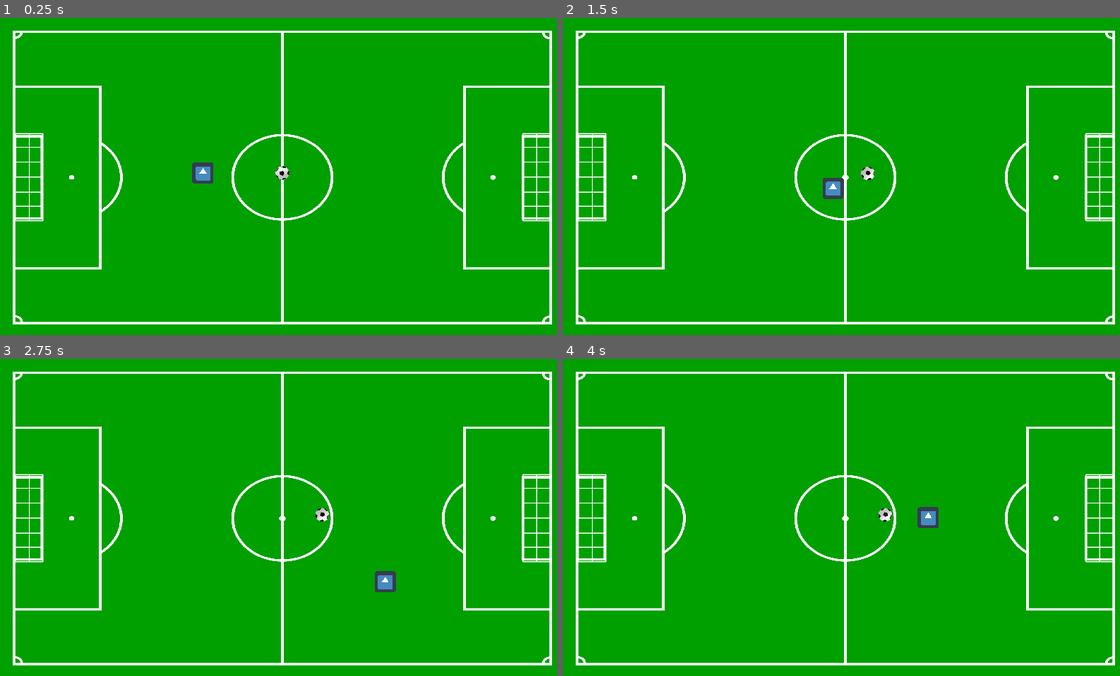
Above: before the commit, frames 1-4 (two rows, left to right).
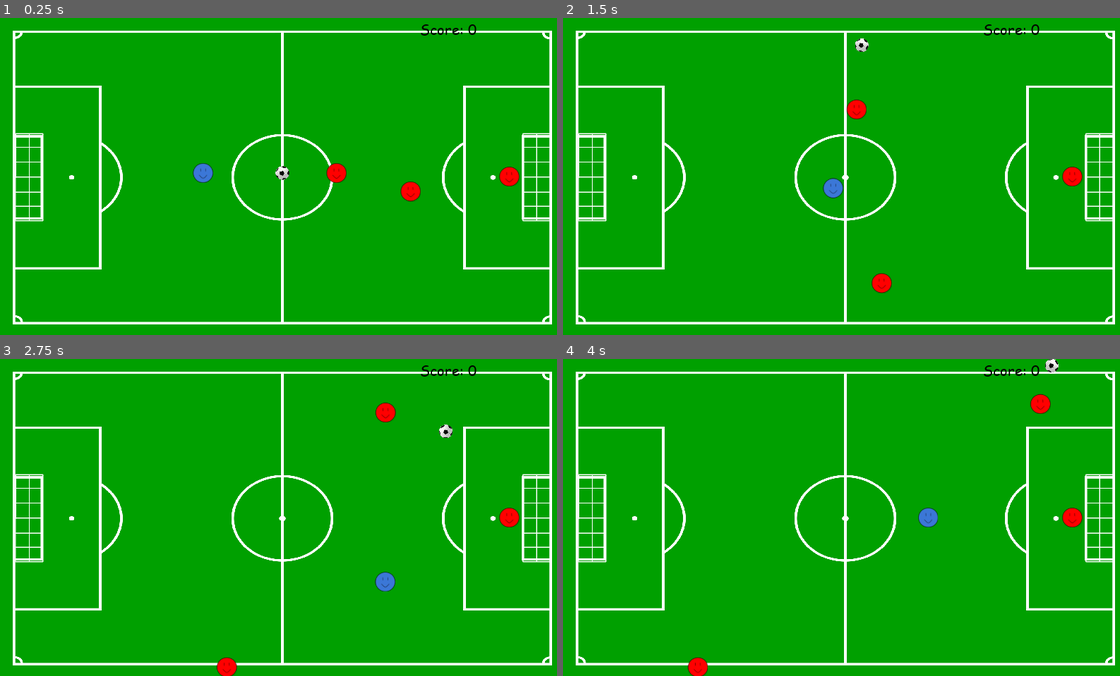
Above: after the commit, the same moments.

Repository: icecoldsprite1/Footballer
Game: Godot game, scene res://World.tscn
Same seed, same stepped clock (60 frames per second), same inputs: the game is played once before the commit and once after it. The engine's default icon, where the game draws it, is replaced by a stand-in: a white triangle on a blue panel in a dark square.
Inputs:
- Up to frame 1 (0.25 s): no input
- Up to frame 2 (1.5 s): hold Right (ui_right) 0.53-1.28 s; hold Space (shoot) 0.53-1.28 s; hold Down (ui_down) from 1.28 s (still down); tap Space (shoot) at 1.35 s
- Up to frame 3 (2.75 s): release Down (ui_down) at 2.03 s; hold Right (ui_right) from 2.03 s (still down); hold Shift (sprint) from 2.03 s (still down); tap Space (shoot) at 2.3 s
- Up to frame 4 (4 s): release Right (ui_right) at 2.78 s; release Shift (sprint) at 2.78 s; hold Up (ui_up) 2.78-3.53 s; tap Space (shoot) at 2.85 s; hold Left (ui_left) from 3.53 s (still down); hold Space (shoot) from 3.53 s (still down)

The runs differ from the first frame. In frame 1, 0.9% of the frame differs, in the area x 34-94%, y 2-58%; in frame 2, 1.1%, in the area x 46-94%, y 2-87%; in frame 3, 1.1%; in frame 4, 1.1%.

Commit message:
finished for now

Diff:
--- a/Ball/Ball.gd
+++ b/Ball/Ball.gd
@@ -1,4 +1,6 @@
 extends RigidBody2D
+
+var impulse_strength = 1000
 
 func _integrate_forces(state):
 	if (abs(self.position.x) > 700 or abs(self.position.y) > 400):
@@ -6,3 +8,6 @@
 		self.linear_velocity = Vector2.ZERO
 
 	set_bounce(0.8)
+
+func _on_Hitbox_area_entered(area):
+	pass
--- a/Ball/Ball.tscn
+++ b/Ball/Ball.tscn
@@ -1,13 +1,17 @@
-[gd_scene load_steps=5 format=2]
+[gd_scene load_steps=7 format=2]
 
 [ext_resource path="res://Ball/football.png" type="Texture" id=1]
 [ext_resource path="res://Ball/Ball.gd" type="Script" id=2]
+[ext_resource path="res://Hitbox/Hitbox.tscn" type="PackedScene" id=3]
 
 [sub_resource type="CircleShape2D" id=1]
 radius = 8.0
 
 [sub_resource type="Animation" id=2]
 resource_name = "Spin"
+
+[sub_resource type="CircleShape2D" id=3]
+radius = 8.06226
 
 [node name="Ball" type="RigidBody2D"]
 gravity_scale = 0.0
@@ -21,7 +25,20 @@
 texture = ExtResource( 1 )
 
 [node name="CollisionShape2D" type="CollisionShape2D" parent="."]
+visible = false
 shape = SubResource( 1 )
 
 [node name="AnimationPlayer" type="AnimationPlayer" parent="."]
 anims/Spin = SubResource( 2 )
+
+[node name="Hitbox" parent="." instance=ExtResource( 3 )]
+collision_layer = 8
+collision_mask = 0
+
+[node name="CollisionShape2D" parent="Hitbox" index="0"]
+visible = false
+shape = SubResource( 3 )
+
+[connection signal="area_entered" from="Hitbox" to="." method="_on_Hitbox_area_entered"]
+
+[editable path="Hitbox"]
--- /dev/null
+++ b/Enemy/Enemy.gd
@@ -0,0 +1,29 @@
+extends KinematicBody2D
+
+onready var ball = get_parent().get_node("Ball")
+const ACCELERATION = 2000
+var MAX_SPEED = 5000
+var impulse_strength = 1000
+const FRICTION = 2000
+var t = Timer.new()
+
+var velocity = Vector2.ZERO
+
+func _ready():
+	t.set_wait_time(0.5)
+	t.set_one_shot(true)
+	self.add_child(t)
+	t.start()
+	yield(t, "timeout")
+
+func _physics_process(delta):
+	velocity = velocity.normalized()
+	if ball.position.x > position.x:
+		velocity.x = MAX_SPEED * delta
+	if ball.position.x < position.x:
+		velocity.x = -MAX_SPEED * delta
+	if ball.position.y > position.y:
+		velocity.y = MAX_SPEED * delta
+	if ball.position.y < position.y:
+		velocity.y = -MAX_SPEED * delta
+	velocity = move_and_slide(velocity)
--- /dev/null
+++ b/Enemy/Enemy.tscn
@@ -0,0 +1,18 @@
+[gd_scene load_steps=4 format=2]
+
+[ext_resource path="res://Enemy/evilsmile.png" type="Texture" id=1]
+[ext_resource path="res://Enemy/Enemy.gd" type="Script" id=2]
+
+[sub_resource type="CircleShape2D" id=1]
+radius = 16.0
+
+[node name="Enemy" type="KinematicBody2D"]
+scale = Vector2( 0.75, 0.75 )
+script = ExtResource( 2 )
+
+[node name="Sprite" type="Sprite" parent="."]
+scale = Vector2( 0.11, 0.11 )
+texture = ExtResource( 1 )
+
+[node name="CollisionShape2D" type="CollisionShape2D" parent="."]
+shape = SubResource( 1 )
--- /dev/null
+++ b/Enemy/Enemy2.gd
@@ -0,0 +1,29 @@
+extends KinematicBody2D
+
+onready var ball = get_parent().get_node("Ball")
+const ACCELERATION = 2000
+var MAX_SPEED = 5000
+var impulse_strength = 1000
+const FRICTION = 2000
+var t = Timer.new()
+
+var velocity = Vector2.ZERO
+
+func _ready():
+	t.set_wait_time(0.5)
+	t.set_one_shot(true)
+	self.add_child(t)
+	t.start()
+	yield(t, "timeout")
+
+func _physics_process(delta):
+	velocity = velocity.normalized()
+	if ball.position.y > position.x:
+		velocity.x = MAX_SPEED * delta
+	if ball.position.y < position.x:
+		velocity.x = -MAX_SPEED * delta
+	if ball.position.x > position.y:
+		velocity.y = MAX_SPEED * delta
+	if ball.position.x < position.y:
+		velocity.y = -MAX_SPEED * delta
+	velocity = move_and_slide(velocity)
--- /dev/null
+++ b/Hitbox/Hitbox.tscn
@@ -0,0 +1,5 @@
+[gd_scene format=2]
+
+[node name="Hitbox" type="Area2D"]
+
+[node name="CollisionShape2D" type="CollisionShape2D" parent="."]
--- /dev/null
+++ b/Hitbox/PlayerHitbox.tscn
@@ -0,0 +1,5 @@
+[gd_scene format=2]
+
+[node name="PlayerHitbox" type="Area2D"]
+
+[node name="CollisionShape2D" type="CollisionShape2D" parent="."]
--- a/Nets/Net.gd
+++ b/Nets/Net.gd
@@ -1,6 +1,7 @@
 extends Area2D
 
 var t = Timer.new()
+signal goal_scored
 
 func _on_Net_body_entered(body):
 	if body.get_class() == "RigidBody2D":
@@ -19,10 +20,20 @@
 		t.start()
 		yield(t, "timeout")
 
+		# goal
+		emit_signal("goal_scored")
+
 		# reset map
 		var type = get_parent().get_children()
-		# print(type)
 		for node in type:
-			if node.get_class() == "KinematicBody2D" or node.get_class() == "RigidBody2D":
-				# print(node)
-				node.get_tree().reload_current_scene()
+			if node.get_class() == "RigidBody2D":
+				node.position = Vector2(320, 180)
+			if node.get_class() == "KinematicBody2D":
+				if node.name == "Player":
+					node.position = Vector2(230, 175)
+				elif node.name == "Enemy":
+					node.position = Vector2(402, 175)
+				elif node.name == "Enemy2":
+					node.position = Vector2(452, 175)
+				elif node.name == "Enemy3":
+					node.position = Vector2(552, 175)
--- a/Player/Player.gd
+++ b/Player/Player.gd
@@ -30,9 +30,9 @@
 		var type = get_parent().get_children()
 		for ball in type:
 			if ball.get_class() == "RigidBody2D":
-				var collision = move_and_collide(Vector2.ZERO)
-				if collision != null:
-					var body = collision.collider
-					print("collided with: ", body.name)
-					var angle = self.get_angle_to(ball.position)
-					ball.apply_central_impulse(Vector2(cos(angle), sin(angle)) * impulse_strength)
+				var angle = self.get_angle_to(ball.position)
+				ball.apply_central_impulse(Vector2(cos(angle), sin(angle)) * impulse_strength)
+#				var collision = move_and_collide(Vector2.ZERO)
+#				if collision != null:
+#					var body = collision.collider
+#					print("collided with: ", body.name)
--- a/Player/Player.tscn
+++ b/Player/Player.tscn
@@ -1,21 +1,36 @@
-[gd_scene load_steps=4 format=2]
+[gd_scene load_steps=6 format=2]
 
-[ext_resource path="res://Player/icon.png" type="Texture" id=1]
+[ext_resource path="res://Player/smile.png" type="Texture" id=1]
 [ext_resource path="res://Player/Player.gd" type="Script" id=2]
+[ext_resource path="res://Hitbox/PlayerHitbox.tscn" type="PackedScene" id=3]
 
 [sub_resource type="CircleShape2D" id=1]
 radius = 15.0
 
+[sub_resource type="CircleShape2D" id=2]
+radius = 26.6667
+
 [node name="Player" type="KinematicBody2D"]
 scale = Vector2( 0.75, 0.75 )
+collision_layer = 2
 script = ExtResource( 2 )
 __meta__ = {
 "_edit_group_": true
 }
 
 [node name="Sprite" type="Sprite" parent="."]
-scale = Vector2( 0.5, 0.5 )
+scale = Vector2( 0.11, 0.11 )
 texture = ExtResource( 1 )
 
 [node name="CollisionShape2D" type="CollisionShape2D" parent="."]
 shape = SubResource( 1 )
+
+[node name="PlayerHitbox" parent="." instance=ExtResource( 3 )]
+collision_layer = 0
+collision_mask = 8
+
+[node name="CollisionShape2D" parent="PlayerHitbox" index="0"]
+visible = false
+shape = SubResource( 2 )
+
+[editable path="PlayerHitbox"]
--- /dev/null
+++ b/UserInterface.gd
@@ -0,0 +1,17 @@
+extends CanvasLayer
+
+var score = 0
+
+func _ready():
+	$ScoreLabel.text = ("Score: " +  str(score))
+
+func update_score():
+	$ScoreLabel.text = ("Score: " + str(score))
+
+func _on_Goal_goal_scored():
+	score -= 1
+	update_score()
+
+func _on_Goal2_goal_scored():
+	score += 1
+	update_score()
--- /dev/null
+++ b/UserInterface.tscn
@@ -0,0 +1,28 @@
+[gd_scene load_steps=4 format=2]
+
+[ext_resource path="res://Comic Sans MS.ttf" type="DynamicFontData" id=1]
+[ext_resource path="res://UserInterface.gd" type="Script" id=2]
+
+[sub_resource type="DynamicFont" id=1]
+font_data = ExtResource( 1 )
+
+[node name="UserInterface" type="CanvasLayer"]
+script = ExtResource( 2 )
+
+[node name="ScoreLabel" type="Label" parent="."]
+margin_left = 476.0
+margin_top = 1.0
+margin_right = 540.0
+margin_bottom = 24.0
+custom_colors/font_color = Color( 0, 0, 0, 1 )
+custom_colors/font_outline_modulate = Color( 0, 0, 0, 1 )
+custom_fonts/font = SubResource( 1 )
+
+[node name="ScoreLabelEnemy" type="Label" parent="."]
+margin_left = 566.0
+margin_top = 1.0
+margin_right = 630.0
+margin_bottom = 24.0
+custom_colors/font_color = Color( 0, 0, 0, 1 )
+custom_colors/font_outline_modulate = Color( 0, 0, 0, 1 )
+custom_fonts/font = SubResource( 1 )
--- a/World.tscn
+++ b/World.tscn
@@ -1,9 +1,12 @@
-[gd_scene load_steps=7 format=2]
+[gd_scene load_steps=10 format=2]
 
 [ext_resource path="res://Player/Player.tscn" type="PackedScene" id=1]
 [ext_resource path="res://Nets/Net.tscn" type="PackedScene" id=2]
 [ext_resource path="res://Ball/Ball.tscn" type="PackedScene" id=3]
 [ext_resource path="res://footballPitch.png" type="Texture" id=4]
+[ext_resource path="res://UserInterface.tscn" type="PackedScene" id=5]
+[ext_resource path="res://Enemy/Enemy.tscn" type="PackedScene" id=6]
+[ext_resource path="res://Enemy/Enemy2.gd" type="Script" id=7]
 
 [sub_resource type="RectangleShape2D" id=2]
 extents = Vector2( 8, 184 )
@@ -16,6 +19,17 @@
 
 [node name="Player" parent="." instance=ExtResource( 1 )]
 position = Vector2( 230, 175 )
+
+[node name="Enemy" parent="." instance=ExtResource( 6 )]
+position = Vector2( 402, 175 )
+
+[node name="Enemy2" parent="." instance=ExtResource( 6 )]
+position = Vector2( 486, 175 )
+script = ExtResource( 7 )
+
+[node name="Enemy3" parent="." instance=ExtResource( 6 )]
+position = Vector2( 577, 179 )
+script = null
 
 [node name="Borders" type="StaticBody2D" parent="."]
 position = Vector2( -43, 9 )
@@ -87,3 +101,14 @@
 
 [node name="Goal2" parent="." instance=ExtResource( 2 )]
 position = Vector2( 608, 180 )
+
+[node name="UserInterface" parent="." instance=ExtResource( 5 )]
+
+[connection signal="goal_scored" from="Goal" to="Enemy" method="_on_Goal_goal_scored"]
+[connection signal="goal_scored" from="Goal" to="Enemy2" method="_on_Goal_goal_scored"]
+[connection signal="goal_scored" from="Goal" to="Enemy3" method="_on_Goal_goal_scored"]
+[connection signal="goal_scored" from="Goal" to="UserInterface" method="_on_Goal_goal_scored"]
+[connection signal="goal_scored" from="Goal2" to="Enemy" method="_on_Goal2_goal_scored"]
+[connection signal="goal_scored" from="Goal2" to="Enemy2" method="_on_Goal2_goal_scored"]
+[connection signal="goal_scored" from="Goal2" to="Enemy3" method="_on_Goal2_goal_scored"]
+[connection signal="goal_scored" from="Goal2" to="UserInterface" method="_on_Goal2_goal_scored"]
--- a/project.godot
+++ b/project.godot
@@ -33,7 +33,7 @@
 "compress/normal_map": 0,
 "detect_3d": false,
 "flags/anisotropic": false,
-"flags/filter": false,
+"flags/filter": true,
 "flags/mipmaps": false,
 "flags/repeat": 0,
 "flags/srgb": 2,
@@ -88,6 +88,13 @@
  ]
 }
 
+[layer_names]
+
+2d_physics/layer_1="World"
+2d_physics/layer_2="Player"
+2d_physics/layer_3="PlayerHitbox"
+2d_physics/layer_4="EnemyHitbox"
+
 [physics]
 
 common/enable_pause_aware_picking=true
Binary file added: Comic Sans MS.ttf
Binary file added: Enemy/evilsmile.png
Not shown, added: Enemy/evilsmile.png.import
Binary file added: Player/smile.png
Not shown, added: Player/smile.png.import
